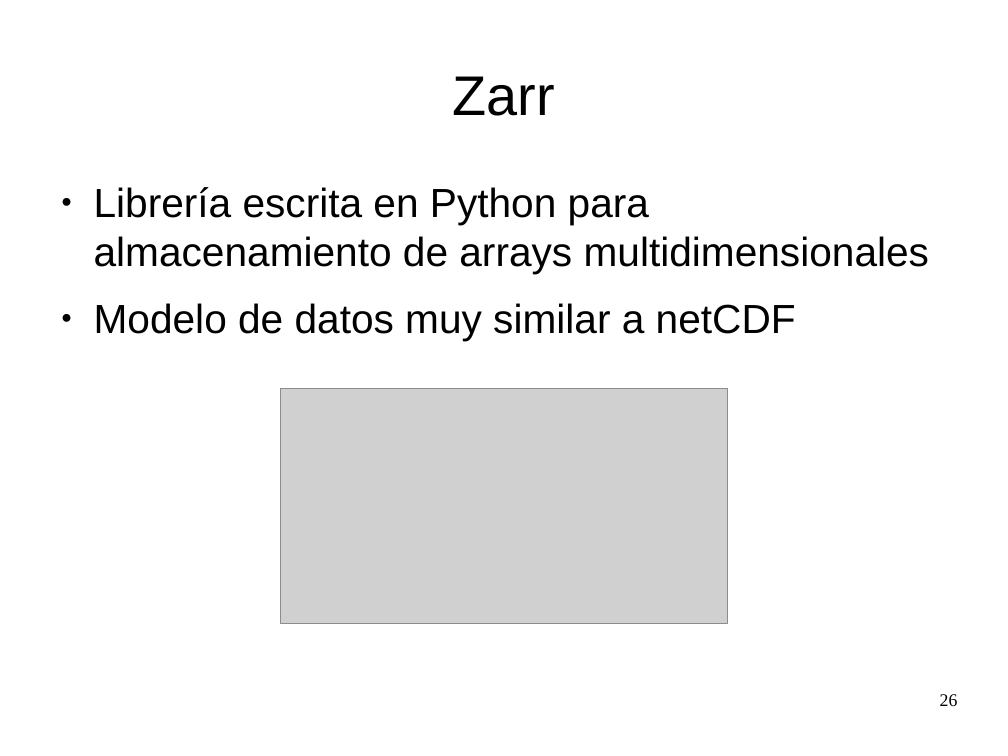
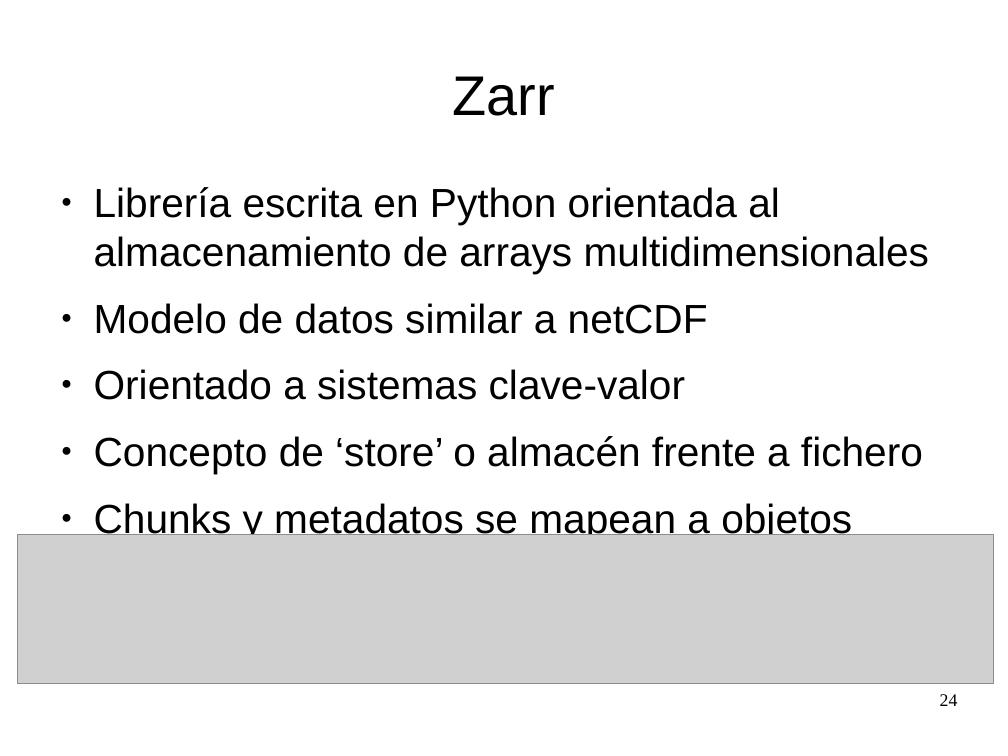
Before and after one commit to zequihg50/tfm, a slide deck: slide 24 of presentacion.odp (slide 26 before the commit). Drawn at 1008x756 pixels with LibreOffice and Linux fonts; fonts in the diff are those of the drawing; grey boxes stand for pictures. Boxes give left, top, right and bottom in pixels: in the first picture for what was removed or moved away, otherwise in the second. Text is boxed around its words. In the diff, an @@ line names an element or a change of style, - is before the commit and + after.

```diff
--- a/presentacion.odp
+++ b/presentacion.odp
@@ text at [94, 187, 929, 541]: text changed @@
-● Librería escrita en Python para almacenamiento de arrays multidimensionales
-● Modelo de datos muy similar a netCDF
+● Librería escrita en Python orientada al almacenamiento de arrays multidimensionales
+● Modelo de datos similar a netCDF
+● Orientado a sistemas clave-valor
+● Concepto de ‘store’ o almacén frente a fichero
+● Chunks y metadatos se mapean a objetos
@@ picture: place and size @@
-picture at [280, 389, 728, 623]
+picture at [17, 534, 993, 684]
@@ page number at [940, 694, 958, 706]: text changed @@
-26
+24
```
Also in this commit, not shown: 16 other slides changed, 1 slide added, 4 slides removed, 1 other file.
